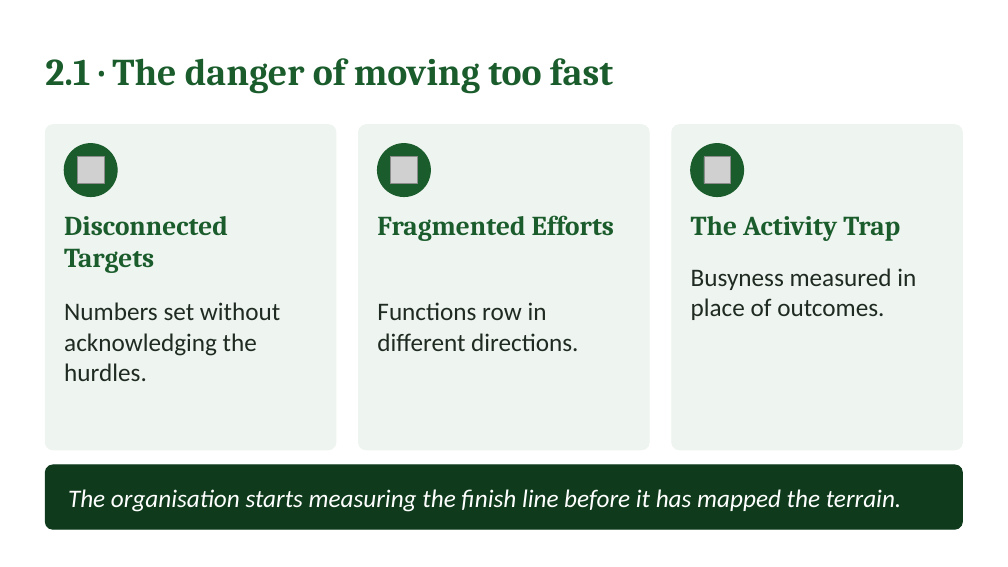
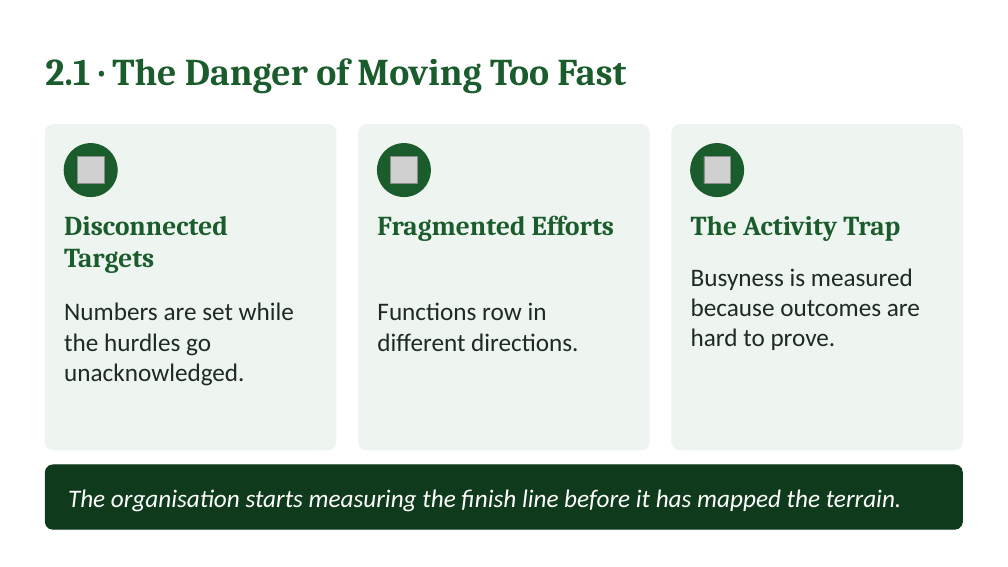
Before and after one commit to IBSL26/ibsl-platform, a slide deck: slide 13 of Unit decks/Unit 03 - SiP KISS Mapping & OKR Definition.pptx (slide 12 before the commit). Drawn at 1008x567 pixels with LibreOffice and Linux fonts; fonts in the diff are those of the drawing; grey boxes stand for pictures. Boxes give left, top, right and bottom in pixels: in the first picture for what was removed or moved away, otherwise in the second. Text is boxed around its words. In the diff, an @@ line names an element or a change of style, - is before the commit and + after.

```diff
--- a/Unit decks/Unit 03 - SiP KISS Mapping & OKR Definition.pptx
+++ b/Unit decks/Unit 03 - SiP KISS Mapping & OKR Definition.pptx
@@ text at <box>45,58,626,93</box>: text changed @@
-2.1 · The danger of moving too fast
+2.1 · The Danger of Moving Too Fast
@@ text at <box>691,268,920,350</box>: text changed @@
-Busyness measured in place of outcomes.
+Busyness is measured because outcomes are hard to prove.
@@ text at <box>64,302,294,386</box>: text changed @@
-Numbers set without acknowledging the hurdles.
+Numbers are set while the hurdles go unacknowledged.
```
Also in this commit, not shown: 12 other slides changed, 17 slides added, 12 slides removed, 26 other files.
